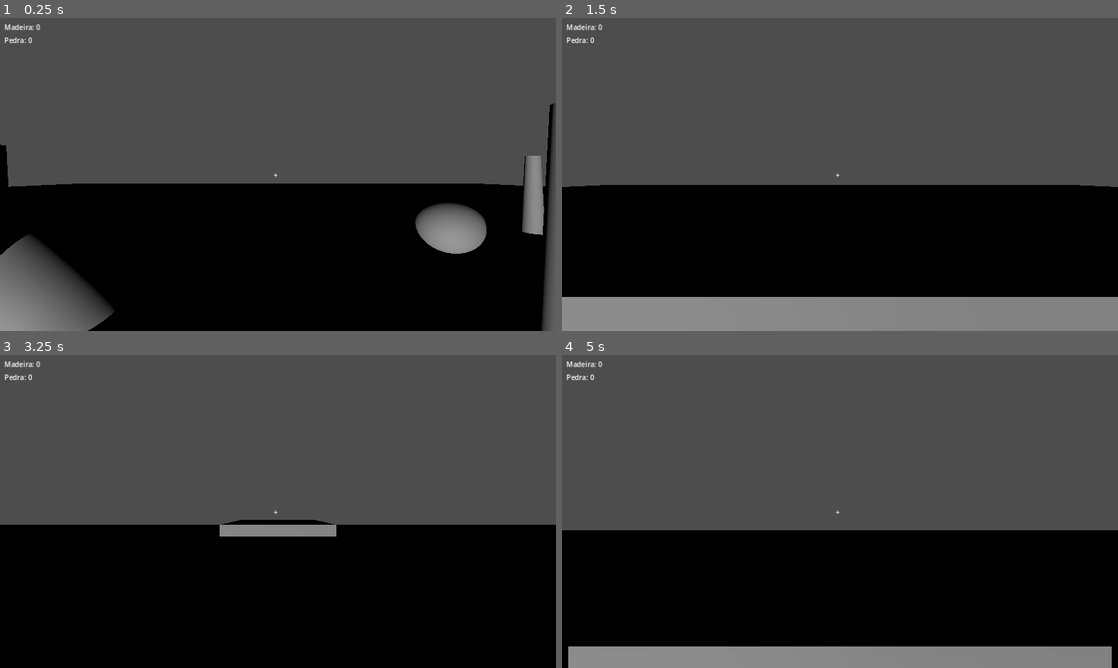
Above: before the commit, frames 1-4 (two rows, left to right).
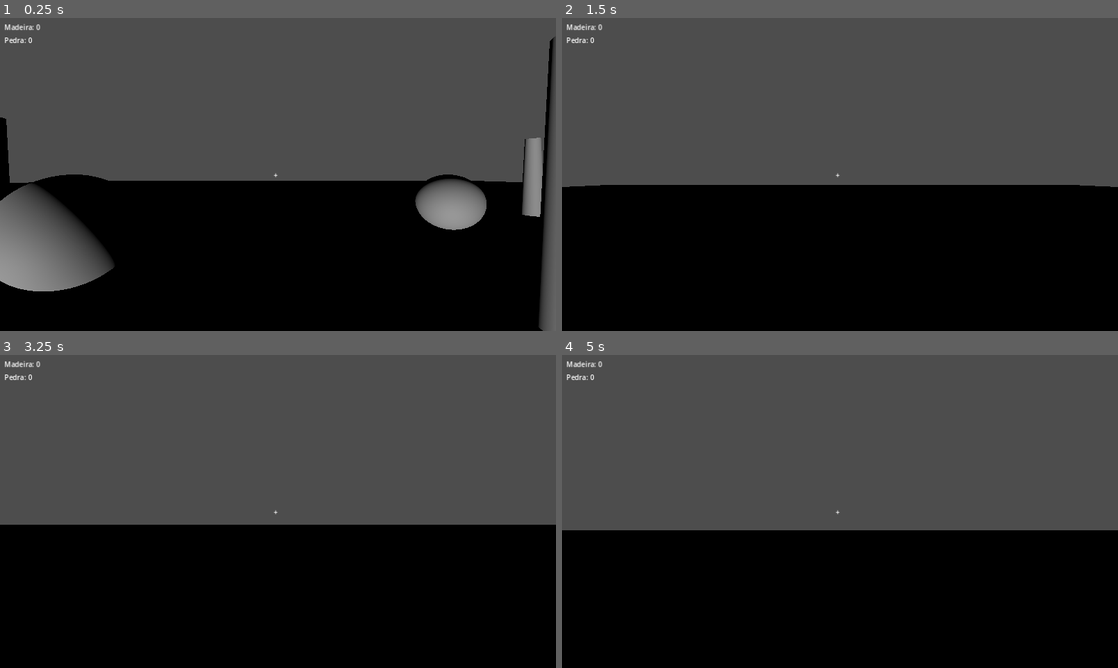
Above: after the commit, the same moments.

Repository: Thiago142007/Survive
Game: Godot game, scene res://scenes/main.tscn
Two runs of this game, one before a commit and one after it. Both use one fixed random seed, a clock stepped at 60 frames per second and the inputs below.
Inputs (mouse positions are in pixels of both pictures, inside the frame that each line leads up to):
- Up to frame 1 (0.25 s): no input
- Up to frame 2 (1.5 s): move the mouse to (867, 174) at 0.52 s; hold 1 (place_foundation) 0.53-1.28 s; hold W (move_forward) from 0.53 s (still down); tap Space (jump) at 0.77 s; tap X (remove_piece, bound only after the commit) at 0.8, 1.35 s; move the mouse to (812, 174) at 1.27 s
- Up to frame 3 (3.25 s): keep holding W (move_forward); tap Space (jump) at 1.52, 3.02 s; tap R (remove_piece, bound only before the commit) at 1.55 s; move the mouse to (289, 505) at 2.02 s; hold R (remove_piece, bound only before the commit) 2.03-2.78 s; tap T (rotate_y) at 2.3, 2.85 s; tap Enter at 2.75 s; move the mouse to (272, 517) at 2.77 s; tap 1 (place_foundation) at 3.05 s
- Up to frame 4 (5 s): keep holding W (move_forward); move the mouse to (878, 514) at 3.52 s; hold E (interact) 3.53-4.28 s; tap Space (jump) at 3.77, 4.52 s; tap X (remove_piece, bound only after the commit) at 3.8 s; move the mouse to (795, 508) at 4.27 s; tap 1 (place_foundation) at 4.35 s; tap R (remove_piece, bound only before the commit) at 4.55 s

The runs differ from the first frame. In frame 1, 12% of the frame differs, in the area x 0-100%, y 6-100%; in frame 2, 11%; in frame 3, 1.1%; in frame 4, 6.7%.

Commit message:
fix: resolve review findings — key conflict, floating foundations, ghost preview, material costs, resolution scale

Diff:
--- a/project.godot
+++ b/project.godot
@@ -21,6 +21,7 @@
 window/size/viewport_height=720
 window/stretch/mode="canvas_items"
 window/stretch/aspect="expand"
+window/size/content_scale_factor=0.7
 
 [input]
 
@@ -64,9 +65,14 @@
 "events": [Object(InputEventKey,"physical_keycode":49,"resource_local_to_scene":false,"resource_name":"","script":null)
 ]
 }
+confirm={
+"deadzone": 0.5,
+"events": [Object(InputEventKey,"physical_keycode":16777221,"resource_local_to_scene":false,"resource_name":"","script":null)
+]
+}
 remove_piece={
 "deadzone": 0.5,
-"events": [Object(InputEventKey,"physical_keycode":82,"resource_local_to_scene":false,"resource_name":"","script":null)
+"events": [Object(InputEventKey,"physical_keycode":88,"resource_local_to_scene":false,"resource_name":"","script":null)
 ]
 }
 rotate_x={
--- a/scenes/main.tscn
+++ b/scenes/main.tscn
@@ -30,7 +30,7 @@
 [node name="Ground" parent="." instance=ExtResource("3_ground")]
 
 [node name="Player" parent="." instance=ExtResource("2_player")]
-transform = Transform3D(1, 0, 0, 0, 1, 0, 0, 0, 1, 0, 1, 0)
+transform = Transform3D(1, 0, 0, 0, 1, 0, 0, 0, 1, 0, 0, 0)
 
 [node name="Tree1" parent="." instance=ExtResource("4_tree")]
 transform = Transform3D(1, 0, 0, 0, 1, 0, 0, 0, 1, 3, 0, -2)
--- a/scripts/building/building_system.gd
+++ b/scripts/building/building_system.gd
@@ -4,10 +4,14 @@
 const GRID_SIZE := 2.0
 var placed_pieces: Array[Node3D] = []
 var ghost_piece: Node3D = null
+var _build_mode: bool = false
 
 signal piece_placed(piece: Node3D)
 signal piece_removed(piece: Node3D)
 signal invalid_placement(reason: String)
+
+func _ready() -> void:
+	call_deferred("_toggle_build_mode")
 
 func snap_to_grid(pos: Vector3) -> Vector3:
 	return Vector3(
@@ -54,24 +58,90 @@
 
 func _unhandled_input(event: InputEvent) -> void:
 	if event.is_action_pressed("place_foundation"):
-		_spawn_foundation()
-	elif event.is_action_pressed("rotate_x"):
+		_toggle_build_mode()
+	elif event.is_action_pressed("confirm") and _build_mode:
+		_confirm_placement()
+	elif event.is_action_pressed("rotate_x") and _build_mode:
 		_rotate_ghost_x()
-	elif event.is_action_pressed("rotate_y"):
+	elif event.is_action_pressed("rotate_y") and _build_mode:
 		_rotate_ghost_y()
-	elif event.is_action_pressed("remove_piece"):
+	elif event.is_action_pressed("remove_piece") and _build_mode:
 		_remove_looking_at()
 
-func _spawn_foundation() -> void:
+func _confirm_placement() -> void:
+	if not ghost_piece:
+		return
+	var bp := ghost_piece as BuildPiece
+	if not _can_afford(bp.build_cost):
+		invalid_placement.emit("Not enough materials")
+		return
+	if not can_place(bp, ghost_piece.position, ghost_piece.rotation):
+		return
+	_deduct_cost(bp.build_cost)
 	var foundation := preload("res://scenes/building/foundation.tscn").instantiate()
+	foundation.position = ghost_piece.position
+	foundation.rotation = ghost_piece.rotation
+	get_tree().current_scene.add_child.call_deferred(foundation)
+	place_piece(foundation)
+
+func _toggle_build_mode() -> void:
+	_build_mode = not _build_mode
+	if _build_mode:
+		_spawn_ghost()
+	else:
+		_clear_ghost()
+
+func _spawn_ghost() -> void:
+	if ghost_piece:
+		return
+	ghost_piece = preload("res://scenes/building/foundation.tscn").instantiate()
+	ghost_piece.position = _get_ground_position()
+	var mat := StandardMaterial3D.new()
+	mat.albedo_color = Color(1, 1, 1, 0.5)
+	mat.transparency = 1
+	ghost_piece.get_node("MeshInstance3D").material_override = mat
+	get_tree().current_scene.add_child.call_deferred(ghost_piece)
+
+func _process(_delta: float) -> void:
+	if _build_mode and ghost_piece:
+		ghost_piece.position = _get_ground_position()
+		var bp := ghost_piece as BuildPiece
+		if not _can_afford(bp.build_cost):
+			ghost_piece.get_node("MeshInstance3D").material_override.albedo_color = Color(1, 0, 0, 0.5)
+		else:
+			ghost_piece.get_node("MeshInstance3D").material_override.albedo_color = Color(1, 1, 1, 0.5)
+
+func _clear_ghost() -> void:
+	if ghost_piece:
+		ghost_piece.queue_free()
+		ghost_piece = null
+
+func _get_ground_position() -> Vector3:
 	var cam = Main.player.get_node("CameraPivot/Camera3D")
-	var spawn_pos = cam.global_position + cam.global_transform.basis.z * -5
-	foundation.position = spawn_pos
-	if can_place(foundation as BuildPiece, spawn_pos, Vector3.ZERO):
-		get_tree().current_scene.add_child(foundation)
-		place_piece(foundation)
-	else:
-		foundation.queue_free()
+	var from = cam.global_position
+	var to = from + cam.global_transform.basis.z * -10
+	var query = PhysicsRayQueryParameters3D.create(from, to)
+	var result = get_tree().root.world_3d.direct_space_state.intersect_ray(query)
+	if result:
+		# If looking at an existing foundation, spawn on top of it
+		if result.collider is BuildPiece:
+			var bp := result.collider as BuildPiece
+			if bp.is_foundation:
+				return bp.position + Vector3(0, GRID_SIZE, 0)
+		return result.position + Vector3(0, 0.1, 0)
+	return Vector3(0, 0.1, 0)
+
+func _can_afford(cost: Dictionary) -> bool:
+	var inv = Main.player.get_node("Inventory")
+	for res in cost:
+		if inv.get_count(res) < cost[res]:
+			return false
+	return true
+
+func _deduct_cost(cost: Dictionary) -> void:
+	var inv = Main.player.get_node("Inventory")
+	for res in cost:
+		inv.remove_item(res, cost[res])
 
 func _rotate_ghost_x() -> void:
 	if ghost_piece:
--- a/scripts/hud/hud.gd
+++ b/scripts/hud/hud.gd
@@ -6,11 +6,14 @@
 @onready var crosshair: Label = $Root/Crosshair
 @onready var message_label: Label = $Root/MessageLabel
 
+var _inv_cache: Node = null
+
 func _process(_delta: float) -> void:
-	if Main.player:
-		var inv = Main.player.get_node("Inventory")
-		wood_label.text = "Madeira: %d" % inv.get_count("wood")
-		stone_label.text = "Pedra: %d" % inv.get_count("stone")
+	if Main.player and not _inv_cache:
+		_inv_cache = Main.player.get_node("Inventory")
+	if _inv_cache:
+		wood_label.text = "Madeira: %d" % _inv_cache.get_count("wood")
+		stone_label.text = "Pedra: %d" % _inv_cache.get_count("stone")
 
 func show_message(text: String, duration: float = 2.0) -> void:
 	message_label.text = text
